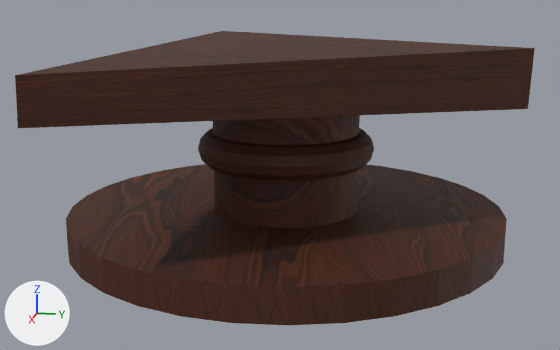
What one commit did to the FBX model Assets/Meshes/triangle.fbx.
One viewpoint serves both versions: a 50 mm camera at (2.198, 0.422, 0.707) aimed at (0.029, -0.012, 0.164). Lighting does not change. The marker at lower left points along +X, +Y and +Z. Vertices at the same position are counted once.
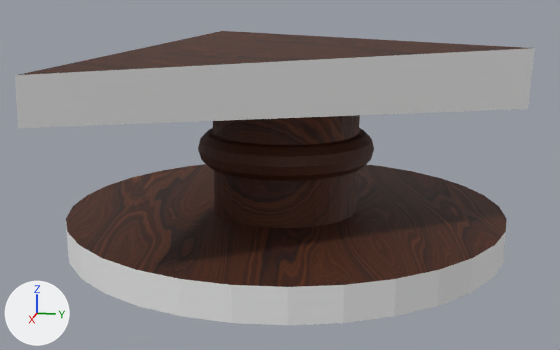
Patch to the scene script:
```diff
--- a/Assets/Meshes/triangle.fbx.py
+++ b/Assets/Meshes/triangle.fbx.py
@@ mat_outline @@
+mat_outline = principled_material('outline')
+mat_outline.base_color = (0.8, 0.8, 0.8)  # white #e7e7e7
+mat_outline.roughness = 0.69
@@ me_circle @@
 me_circle.from_pydata(...)  # 782 vertices, 683 faces; spans x -0.78..0.78, y -0.64..0.68, z -0.03..0.54
 # used by ob_circle; location = (0.0, 0.0, 0.0)
+# me_circle part 1: all 32 faces centred in x -0.63..0.63, y -0.63..0.63, z 0.02 switch from mat_triangle (picture img_wood_jpg) to mat_outline (white #e7e7e7)
+# me_circle part 2: the 1 face centred in x 0.39, y 0.14, z 0.47 switches from mat_triangle (picture img_wood_jpg) to mat_outline (white #e7e7e7)
```

Pixel boxes (x1, y1, x2, y2) of what changed, in the pictures (560 x 350 px):
part 1 of me_circle, recoloured (brown to grey)
    both: (66, 224, 506, 325)
part 2 of me_circle, recoloured (brown to grey)
    both: (15, 48, 535, 128)
